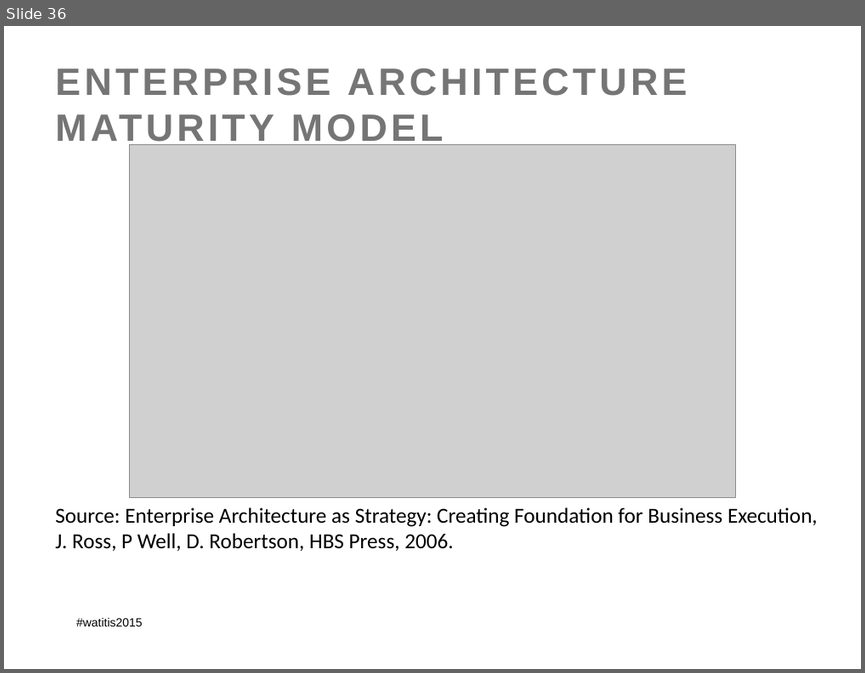
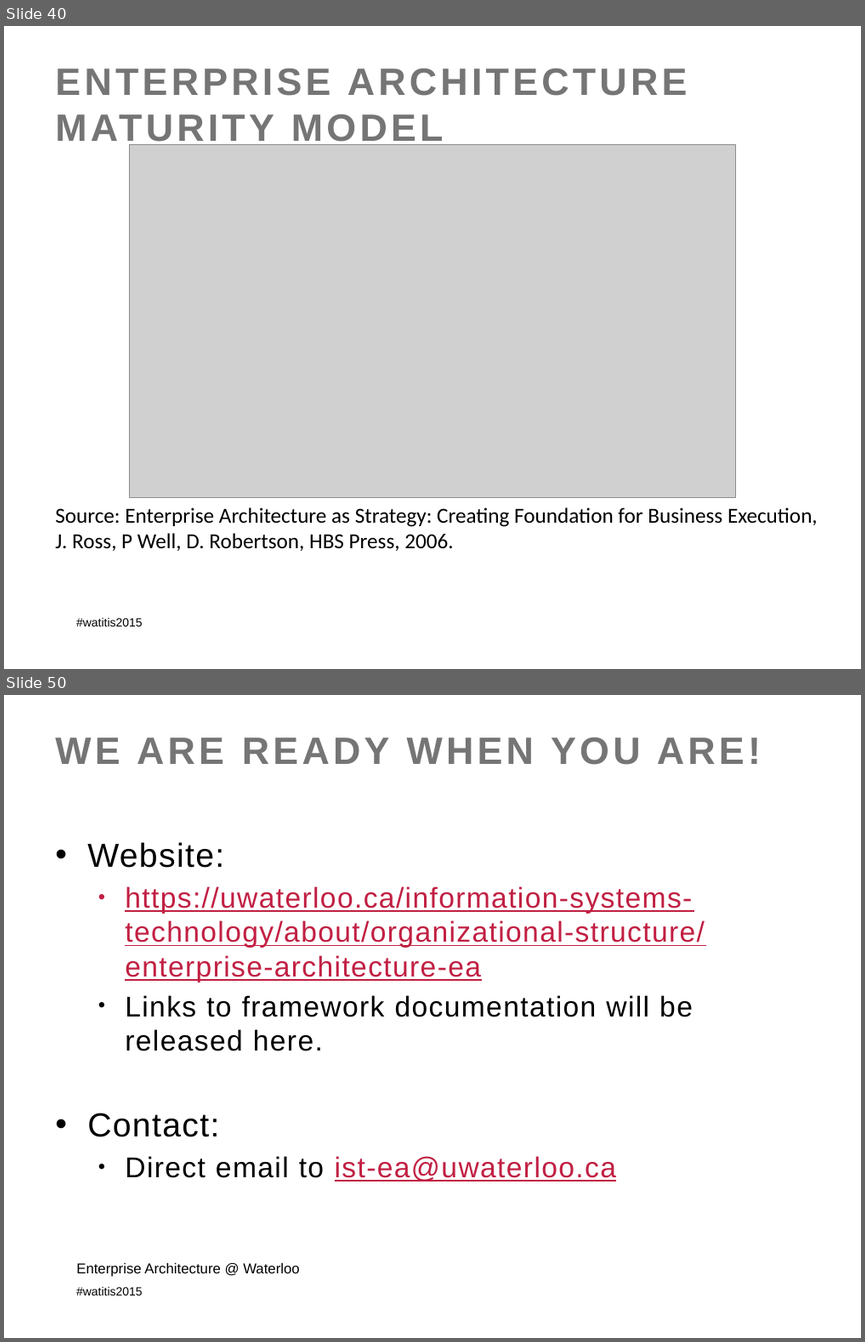
Before and after one commit to colinbellCA/presentation-istea-watitis2015, a slide deck: ISTEA-WatITis2015.pptx. Shown one above the other, each under a label of ours: slide 36 before the commit, slides 40 and 50 after it; the slides between them are not shown. The pictures are 865x673 and 865x1342 pixels, drawn with LibreOffice and Linux fonts; fonts in the diff are those of the drawing; grey boxes stand for pictures; background and template pictures are left out. Boxes give left, top, right and bottom in pixels: in the first picture for what was removed or moved away, otherwise in the second. Text is boxed around its words. In the diff, an @@ line names an element or a change of style, - is before the commit and + after.

```diff
--- a/ISTEA-WatITis2015.pptx
+++ b/ISTEA-WatITis2015.pptx
@@ slide 50 added at box(4, 695, 861, 1338), background picture (left out); not listed: 1 template element that a slide beside it also shows @@
@@ title added at box(55, 737, 760, 765), 32 pt, text #757575, bold @@
+WE ARE READY WHEN YOU ARE!
@@ text added at box(87, 842, 704, 1181), 24 pt, text #C11F42, underline @@
+• Website:
+  • https://uwaterloo.ca/information-systems-technology/about/organizational-structure/enterprise-architecture-ea
+  • Links to framework documentation will be released here.
+• Contact:
+  • Direct email to ist-ea@uwaterloo.ca
@@ text added at box(76, 1263, 300, 1276), 12 pt, text #000000 @@
+Enterprise Architecture @ Waterloo
@@ what was slide 36 is now slide 40 @@
```
Also in this commit, not shown: 4 slides changed, 12 other slides added, 1 slide removed, 4 other files.
